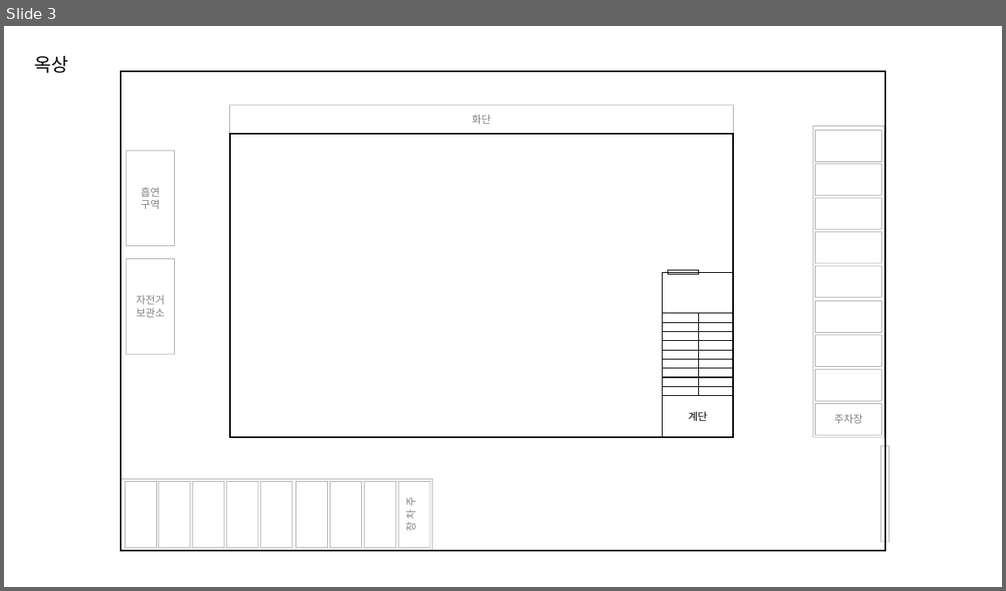
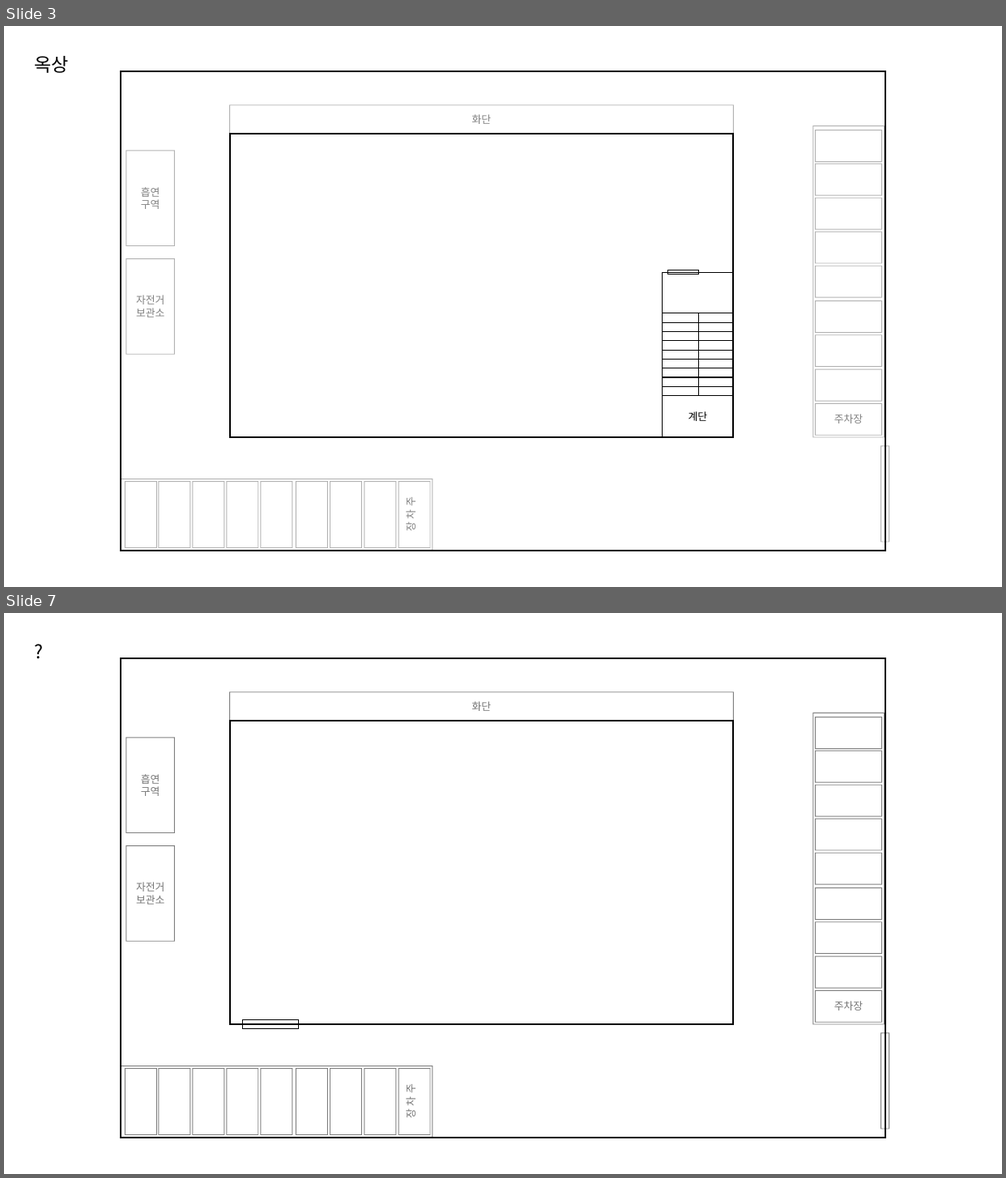
Before and after one commit to pshan0120/murdex-works, a slide deck: #나를_좋아하는_사람에게/images/사옥.pptx. Shown one above the other, each under a label of ours: slide 3 before the commit, slides 3 and 7 after it; the slides between them are not shown. The pictures are 1006x591 and 1006x1178 pixels, drawn with LibreOffice and Linux fonts; fonts in the diff are those of the drawing. Boxes give left, top, right and bottom in pixels: in the first picture for what was removed or moved away, otherwise in the second. Text is boxed around its words. In the diff, an @@ line names an element or a change of style, - is before the commit and + after.

```diff
--- a/#나를_좋아하는_사람에게/images/사옥.pptx
+++ b/#나를_좋아하는_사람에게/images/사옥.pptx
@@ slide 7 added at <box>4,613,1002,1174</box>, background #FFFFFF @@
@@ text added at <box>27,636,73,666</box>, 18 pt, text #000000 @@
+?
@@ rectangle added at <box>121,658,885,1138</box>, outline #000000 1.5 pt @@
@@ rectangle added at <box>230,692,734,721</box>, outline #000000 0.75 pt, 10 pt, text #747474 @@
+화단
@@ rectangle added at <box>230,721,734,1024</box>, outline #000000 1.5 pt @@
@@ group added at <box>813,713,884,1024</box>: 10 rectangles @@
+주차장
@@ rectangle added at <box>126,738,174,833</box>, outline #000000 0.75 pt, 10 pt, text #747474 @@
+흡연
+구역
@@ rectangle added at <box>126,845,174,941</box>, outline #000000 0.75 pt, 10 pt, text #747474 @@
+자전거
+보관소
@@ rectangle added at <box>243,1020,298,1029</box>, outline #000000 0.75 pt @@
@@ rectangle added at <box>881,1033,889,1129</box>, outline #000000 0.75 pt @@
@@ group added at <box>121,1067,432,1137</box>: 10 rectangles @@
+주
+차
+장
```
Also in this commit, not shown: 2 slides changed, 16 other files.
